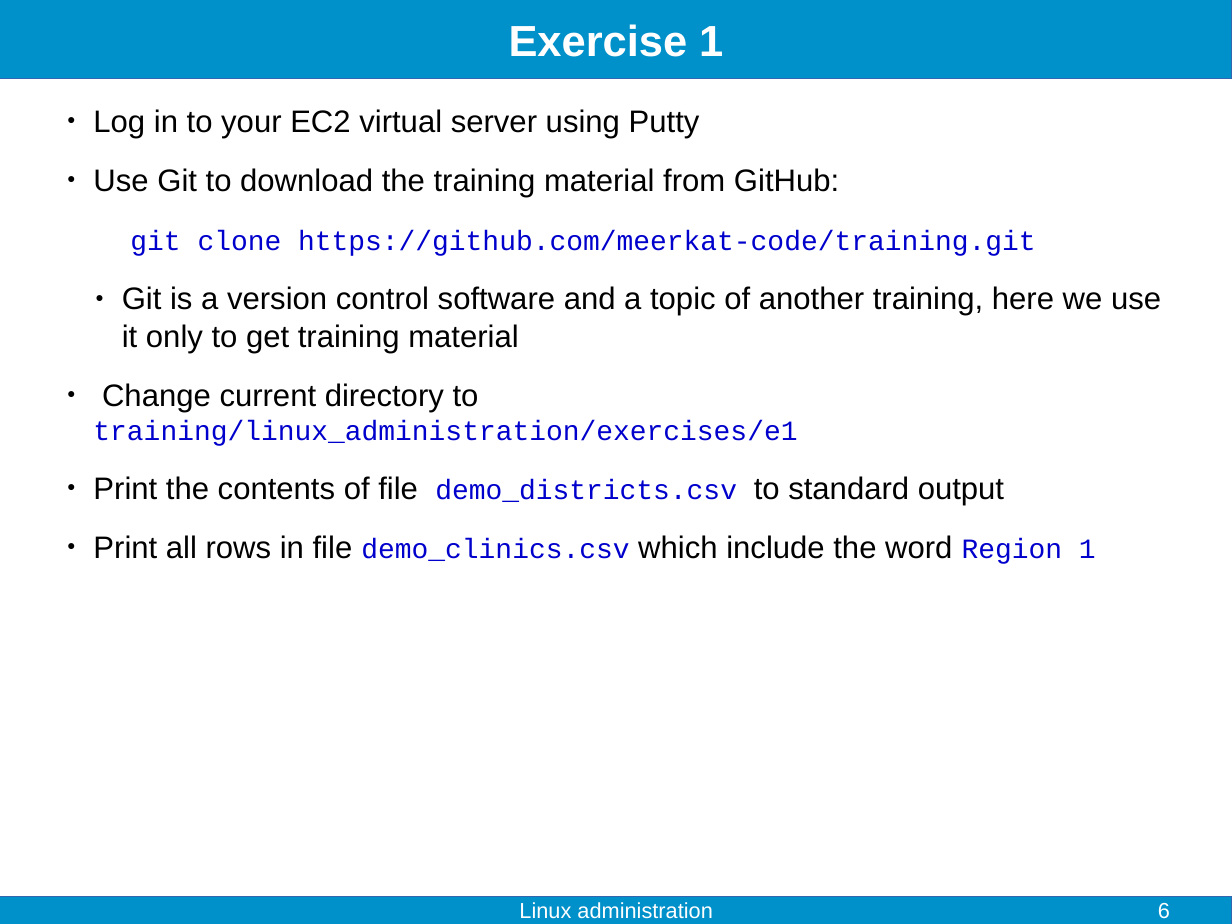
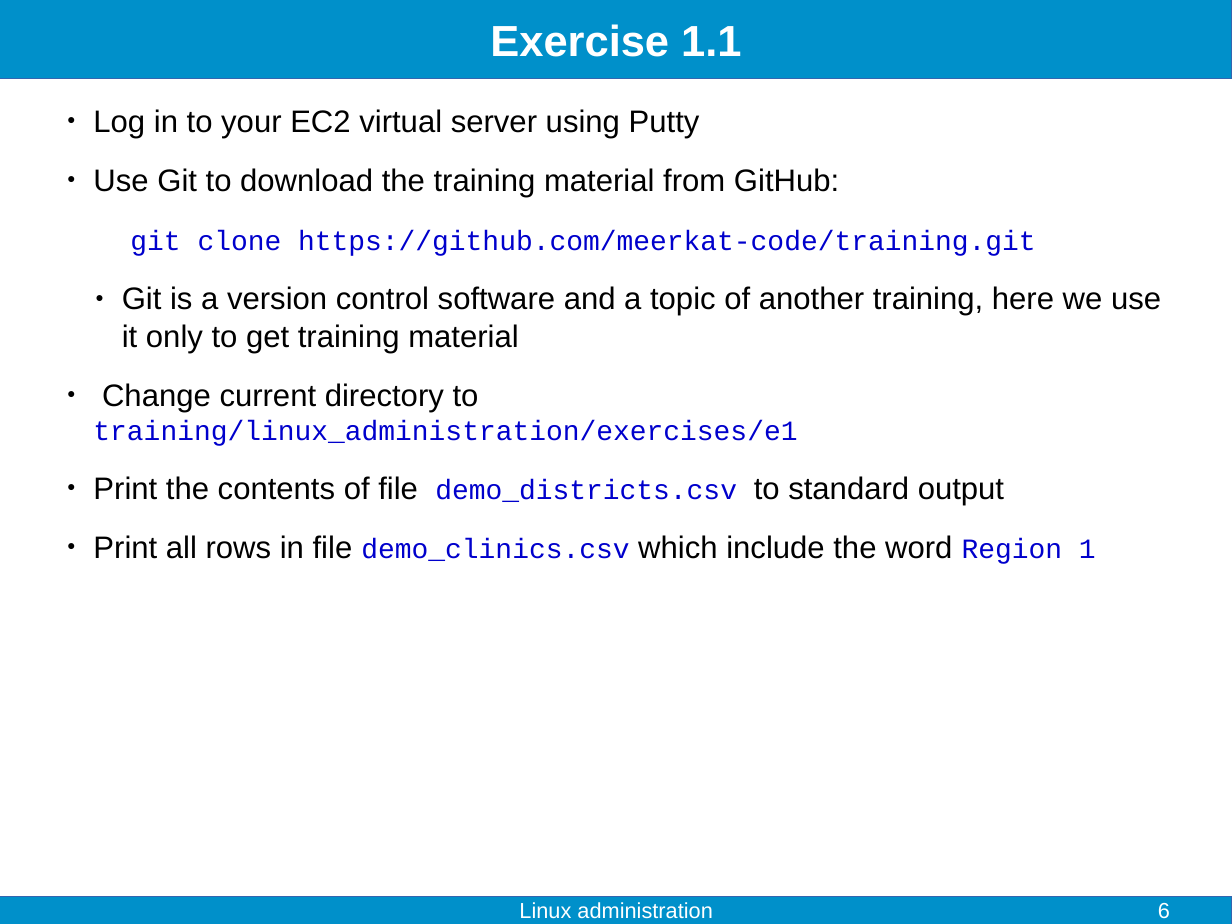
Before and after one commit to fjelltopp/training, a slide deck: slide 6 of linux_administration/linux_administration.odp. Drawn at 1232x924 pixels with LibreOffice and Linux fonts; fonts in the diff are those of the drawing. Boxes give left, top, right and bottom in pixels: in the first picture for what was removed or moved away, otherwise in the second. Text is boxed around its words. In the diff, an @@ line names an element or a change of style, - is before the commit and + after.

Commit message:
more exercises

```diff
--- a/linux_administration/linux_administration.odp
+++ b/linux_administration/linux_administration.odp
@@ title at bbox=[490, 24, 741, 57]: text changed @@
-Exercise 1
+Exercise 1.1
```
Also in this commit, not shown: 2 other slides changed, 4 slides added.
